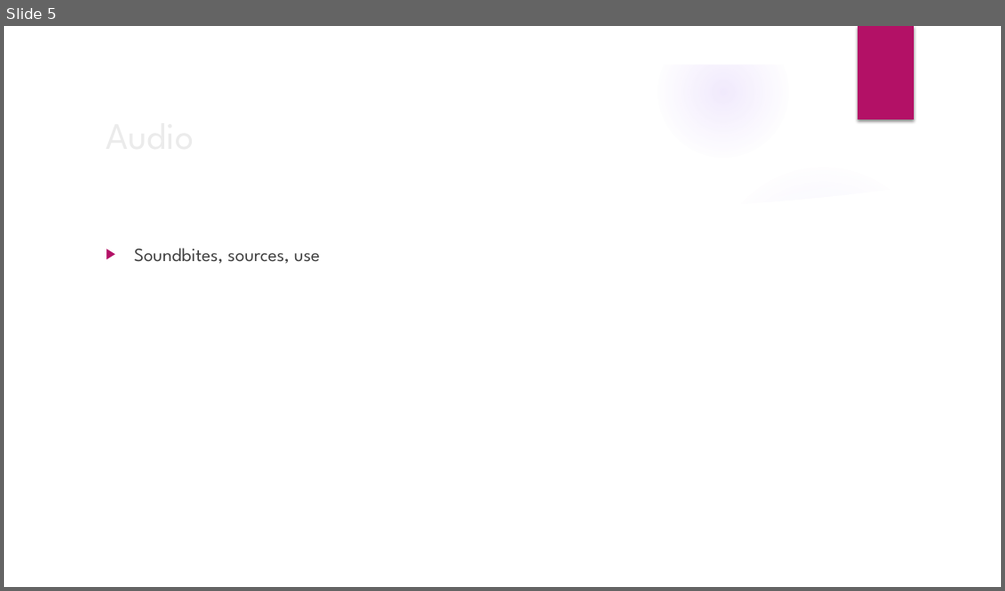
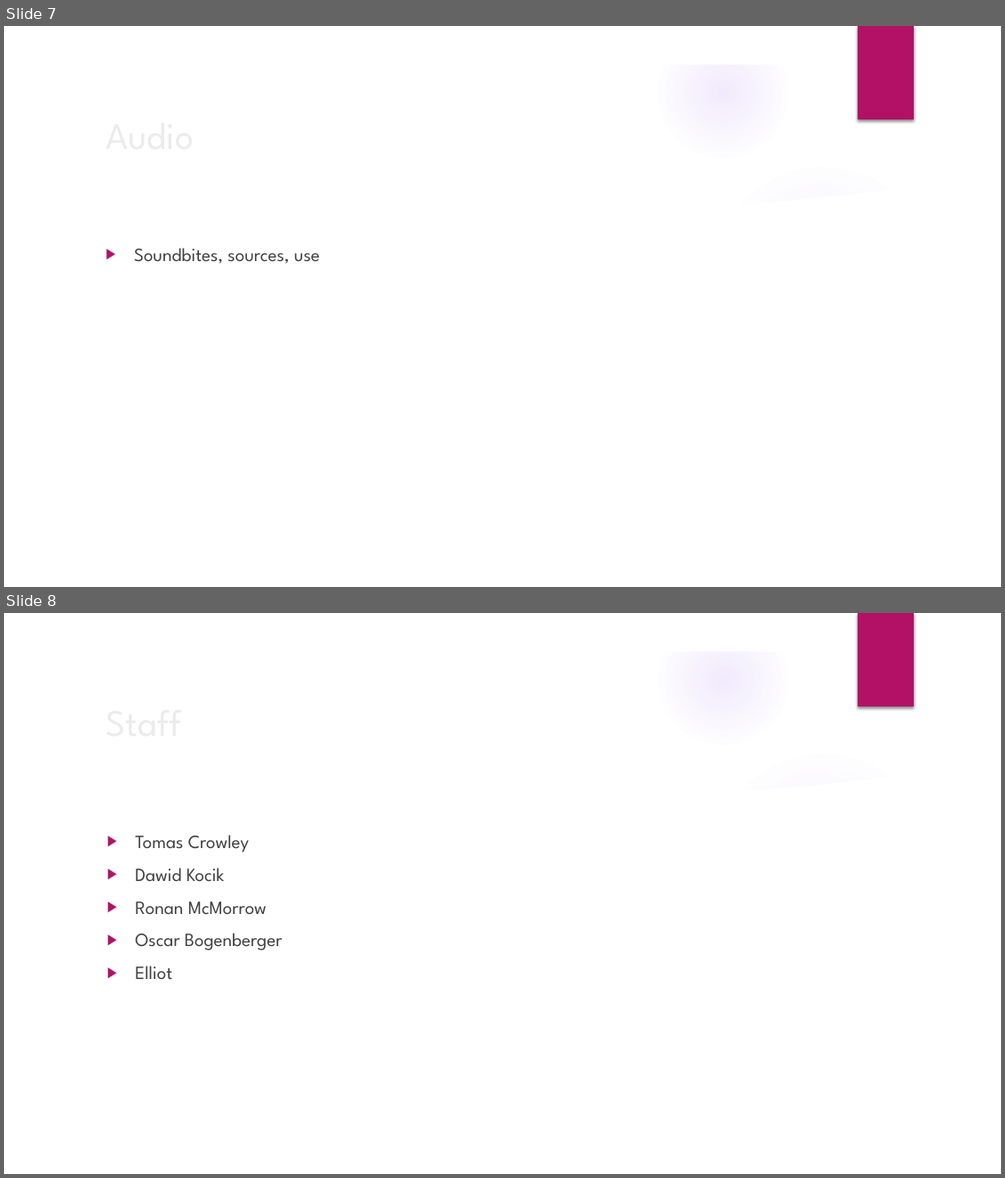
Before and after one commit to dawidK5/NinjaBall, a slide deck: pitchNinja Ball.pptx. Shown one above the other, each under a label of ours: slide 5 before the commit, slides 7 and 8 after it. The pictures are 1005x591 and 1005x1178 pixels, drawn with LibreOffice and Linux fonts; fonts in the diff are those of the drawing; background and template pictures are left out. Boxes give left, top, right and bottom in pixels: in the first picture for what was removed or moved away, otherwise in the second. Text is boxed around its words. In the diff, an @@ line names an element or a change of style, - is before the commit and + after.

```diff
--- a/pitchNinja Ball.pptx
+++ b/pitchNinja Ball.pptx
@@ slide 8 added at <box>4,613,1001,1174</box>, background picture (left out); not listed: 9 template elements that a slide beside it also shows @@
@@ title added at <box>98,692,815,750</box>, 36 pt, text #EBEBEB @@
+Staff
@@ text added at <box>135,835,283,979</box>, 18 pt, text #404040 @@
+▶ Tomas Crowley
+▶ Dawid Kocik
+▶ Ronan McMorrow
+▶ Oscar Bogenberger
+▶ Elliot
@@ what was slide 5 is now slide 7 @@
```
Also in this commit, not shown: 3 slides changed, 3 other slides added, 1 slide removed.
